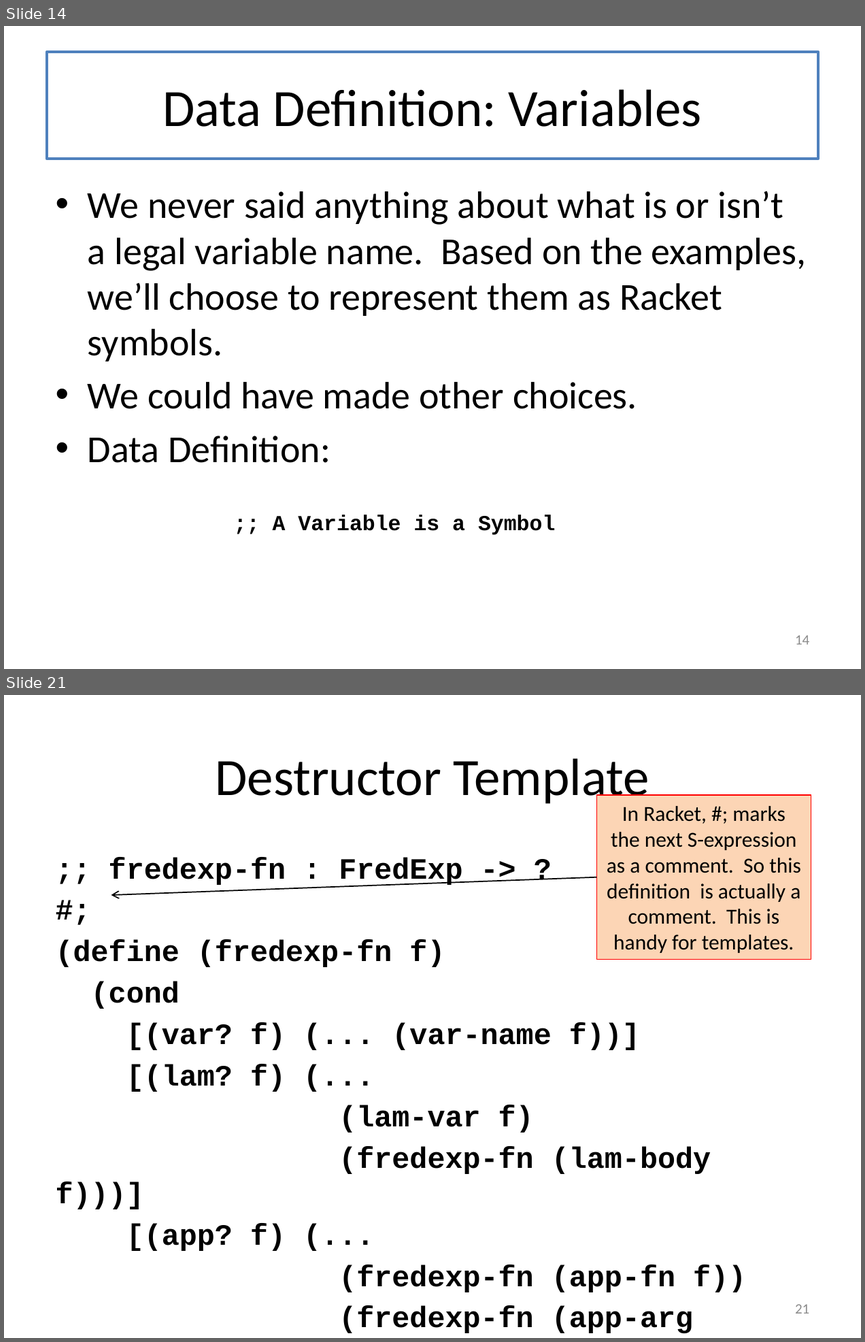
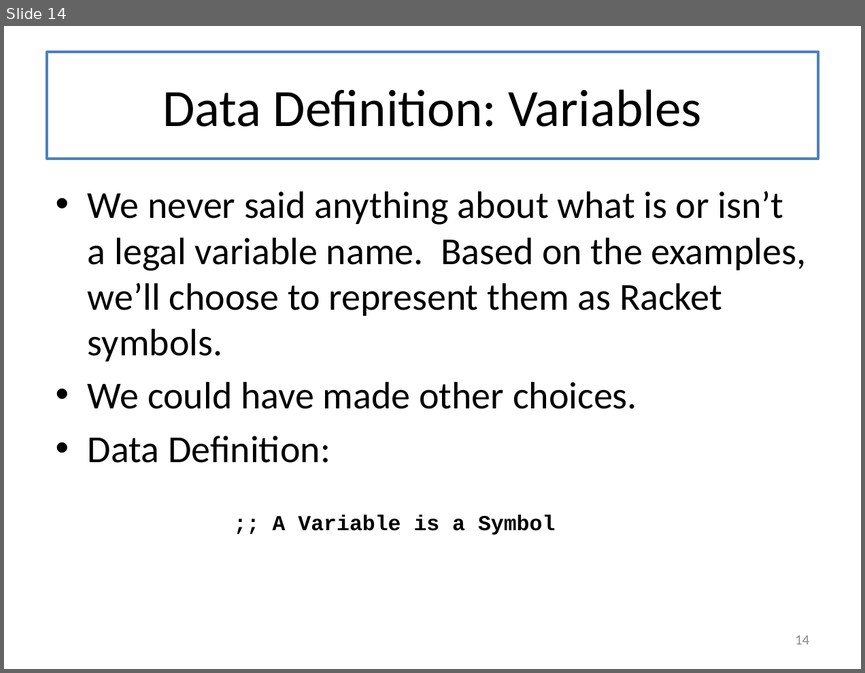
Before and after one commit to mwand/cs5010f16, a slide deck: Slides/Lesson 7.4 Case Study-- Undefined Variables.pptx. Shown one above the other, each under a label of ours: slides 14 and 21 before the commit, slide 14 after it; the slides between them are not shown. The pictures are 865x1342 and 865x673 pixels, drawn with LibreOffice and Linux fonts; fonts in the diff are those of the drawing. Boxes give left, top, right and bottom in pixels: in the first picture for what was removed or moved away, otherwise in the second. Text is boxed around its words. In the diff, an @@ line names an element or a change of style, - is before the commit and + after.

```diff
--- a/Slides/Lesson 7.4 Case Study-- Undefined Variables.pptx
+++ b/Slides/Lesson 7.4 Case Study-- Undefined Variables.pptx
@@ slide 21 removed at (x1=4, y1=695, x2=861, y2=1338), background #FFFFFF @@
@@ title removed at (x1=47, y1=721, x2=818, y2=828) @@
-Destructor Template
@@ rectangle removed at (x1=597, y1=795, x2=811, y2=960) @@
-In Racket, #; marks the next S-expression as a comment. So this definition is actually a comment. This is handy for templates.
@@ text removed at (x1=56, y1=857, x2=746, y2=1334) @@
-;; fredexp-fn : FredExp -> ?
-#;
-(define (fredexp-fn f)
-(cond
-[(var? f) (... (var-name f))]
-[(lam? f) (...
-(lam-var f)
-(fredexp-fn (lam-body f)))]
-[(app? f) (...
-(fredexp-fn (app-fn f))
-(fredexp-fn (app-arg f)))]))
@@ arrow removed from (597, 877) to (111, 895) @@
@@ page number removed at (x1=795, y1=1304, x2=809, y2=1313) @@
-21
```
Also in this commit, not shown: 8 slides changed, 10 slides added, 8 other slides removed, 7 other files.
